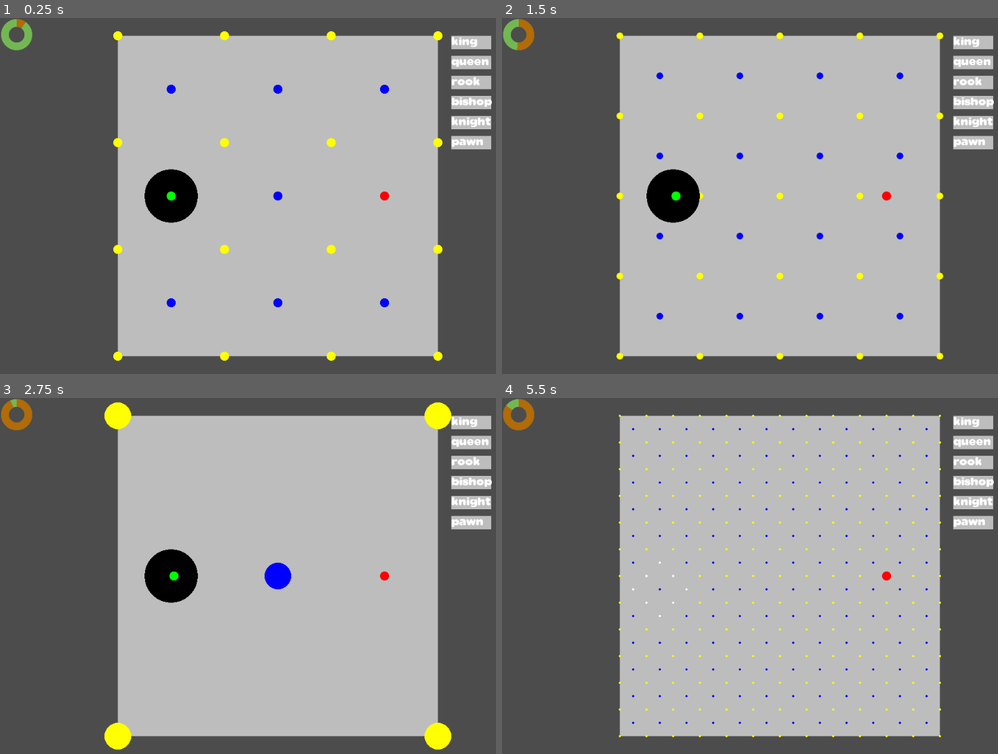
Above: before the commit, frames 1-4 (two rows, left to right).
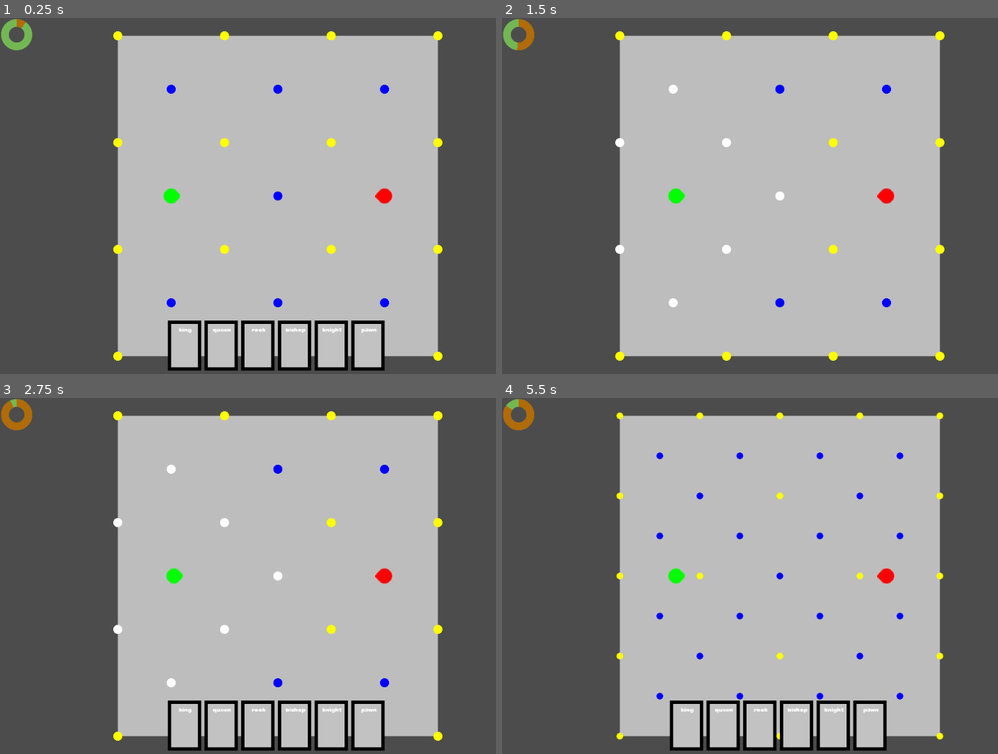
Above: after the commit, the same moments.

Repository: Pe3Hu/kanikani
Game: Godot game, scene res://scenes/Game.tscn
Same seed, same stepped clock (60 frames per second), same inputs: the game is played once before the commit and once after it.
Inputs (mouse positions are in pixels of both pictures, inside the frame that each line leads up to):
- Up to frame 1 (0.25 s): no input
- Up to frame 2 (1.5 s): click (685, 345) at 0.52 s; tap Enter at 1.25 s; move the mouse to (903, 178) at 1.27 s; hold D from 1.28 s (still down); tap 1 at 1.35 s; click (903, 178) at 1.42 s
- Up to frame 3 (2.75 s): tap Space at 2 s; move the mouse to (168, 593) at 2.02 s; release D at 2.03 s; hold S from 2.03 s (still down); tap 1 at 2.1 s; click (168, 593) at 2.17 s
- Up to frame 4 (5.5 s): move the mouse to (834, 497) at 2.77 s; release S at 2.78 s; hold D 2.78-3.53 s; tap 1 every 0.75 s from 2.85 to 5.1 s; click (834, 497) at 2.92 s; tap Enter at 3.5, 5 s; move the mouse to (750, 647) at 3.52 s; hold W 3.53-4.28 s; click (750, 647) at 3.67 s; tap Space at 4.25 s; move the mouse to (948, 629) at 4.27 s; hold A from 4.28 s (still down); click (948, 629) at 4.42 s; move the mouse to (611, 522) at 5.02 s; click (611, 522) at 5.17 s

The runs differ from the first frame. In frame 1, 6.2% of the frame differs, in the area x 29-100%, y 4-100%; in frame 2, 4.8%; in frame 3, 8.2%, in the area x 21-100%, y 1-100%; in frame 4, 6.6%.

Commit message:
update version 0.003
1. card assets added
2. dancer scene added
3. pas ends by chesspiece added

Diff:
--- /dev/null
+++ b/Dancer.gd
@@ -0,0 +1,14 @@
+extends Area2D
+
+
+var obj = {}
+
+func _ready():
+	pass
+
+func set_color(color_):
+	var sprite = get_node("Sprite")
+	sprite.modulate = color_
+
+func rotate(angle_):
+	rotation_degrees = 180/PI*angle_
--- /dev/null
+++ b/scenes/Card.tscn
@@ -0,0 +1,76 @@
+[gd_scene load_steps=6 format=2]
+
+[ext_resource path="res://scripts/Card.gd" type="Script" id=1]
+[ext_resource path="res://assets/cards/card_background.png" type="Texture" id=2]
+[ext_resource path="res://assets/cards/card_border.png" type="Texture" id=3]
+[ext_resource path="res://assets/fonts/Sabandija.ttf" type="DynamicFontData" id=4]
+
+[sub_resource type="DynamicFont" id=1]
+size = 10
+outline_color = Color( 0, 0, 0, 1 )
+font_data = ExtResource( 4 )
+
+[node name="Card" type="MarginContainer"]
+margin_right = 48.0
+margin_bottom = 22.0
+rect_pivot_offset = Vector2( 30, 45 )
+script = ExtResource( 1 )
+
+[node name="Background" type="Sprite" parent="."]
+texture = ExtResource( 2 )
+offset = Vector2( 30, 45 )
+
+[node name="Border" type="Sprite" parent="."]
+texture = ExtResource( 3 )
+offset = Vector2( 30, 45 )
+
+[node name="Bars" type="VBoxContainer" parent="."]
+margin_right = 60.0
+margin_bottom = 90.0
+rect_min_size = Vector2( 60, 90 )
+
+[node name="TopGap" type="MarginContainer" parent="Bars"]
+margin_right = 60.0
+margin_bottom = 8.0
+rect_min_size = Vector2( 0, 8 )
+
+[node name="TopBar" type="HBoxContainer" parent="Bars"]
+margin_top = 12.0
+margin_right = 56.0
+margin_bottom = 22.0
+size_flags_horizontal = 0
+
+[node name="LeftGap" type="MarginContainer" parent="Bars/TopBar"]
+margin_right = 4.0
+margin_bottom = 10.0
+rect_min_size = Vector2( 4, 0 )
+
+[node name="Name" type="MarginContainer" parent="Bars/TopBar"]
+margin_left = 8.0
+margin_right = 56.0
+margin_bottom = 10.0
+rect_min_size = Vector2( 48, 0 )
+
+[node name="NinePatchRect" type="NinePatchRect" parent="Bars/TopBar/Name"]
+margin_right = 48.0
+margin_bottom = 10.0
+
+[node name="CenterContainer" type="CenterContainer" parent="Bars/TopBar/Name"]
+margin_right = 48.0
+margin_bottom = 10.0
+
+[node name="Label" type="Label" parent="Bars/TopBar/Name/CenterContainer"]
+margin_left = 24.0
+margin_right = 24.0
+margin_bottom = 10.0
+size_flags_horizontal = 0
+size_flags_vertical = 1
+custom_fonts/font = SubResource( 1 )
+align = 3
+valign = 3
+
+[node name="TextureButton" type="TextureButton" parent="."]
+margin_right = 60.0
+margin_bottom = 90.0
+
+[connection signal="pressed" from="TextureButton" to="." method="_on_TextureButton_pressed"]
--- /dev/null
+++ b/scenes/Dancer.tscn
@@ -0,0 +1,14 @@
+[gd_scene load_steps=3 format=2]
+
+[ext_resource path="res://assets/dancer.png" type="Texture" id=1]
+[ext_resource path="res://Dancer.gd" type="Script" id=2]
+
+[node name="Dancer" type="Area2D"]
+script = ExtResource( 2 )
+
+[node name="Sprite" type="Sprite" parent="."]
+modulate = Color( 0.988235, 0.988235, 0.988235, 1 )
+texture = ExtResource( 1 )
+
+[node name="CollisionPolygon2D" type="CollisionPolygon2D" parent="."]
+polygon = PoolVector2Array( 17, 0, 17, -3, 6, -14, -6, -14, -14, -6, -14, 5, -7, 14, 6, 14, 17, 2, 17, 0 )
--- a/scenes/EaselDraw.gd
+++ /dev/null
@@ -1,21 +0,0 @@
-extends Node2D
-
-
-func _draw():
-	if Global.obj.keys().has("easel"):
-		var offset = Global.vec.easel.offset
-
-		for pas in Global.obj.easel.arr.hand:
-			var vertexs = []
-
-			for vertex in pas.arr.vertex:
-				var vec = vertex+offset
-				vertexs.append(vec)
-				draw_polygon(vertexs, PoolColorArray([pas.color.background]))
-
-			pas.node.label.rect_position = offset
-
-			offset += Global.vec.pas.offset
-
-func _process(delta):
-	update()
--- a/scenes/Game.tscn
+++ b/scenes/Game.tscn
@@ -3,7 +3,7 @@
 [ext_resource path="res://assets/bars/ring.png" type="Texture" id=1]
 [ext_resource path="res://scripts/Game.gd" type="Script" id=2]
 [ext_resource path="res://scripts/BallroomDraw.gd" type="Script" id=3]
-[ext_resource path="res://scenes/EaselDraw.gd" type="Script" id=4]
+[ext_resource path="res://scripts/EaselDraw.gd" type="Script" id=4]
 
 [node name="Game" type="Node"]
 script = ExtResource( 2 )
@@ -28,9 +28,11 @@
 [node name="Carte" type="Node2D" parent="."]
 script = ExtResource( 3 )
 
+[node name="Dancers" type="Node" parent="Carte"]
+
 [node name="Easel" type="Node2D" parent="."]
 script = ExtResource( 4 )
 
-[node name="Labels" type="Node2D" parent="Easel"]
+[node name="Hand" type="Node2D" parent="Easel"]
 
 [connection signal="timeout" from="Timer" to="." method="_on_Timer_timeout"]
--- a/scripts/BallroomDraw.gd
+++ b/scripts/BallroomDraw.gd
@@ -6,17 +6,12 @@
 		for squares in Global.obj.ballroom.dict.square[Global.num.layer.square]:
 			for square in squares:
 				draw_polygon(square.arr.vertex, PoolColorArray([square.color.background]))
-				draw_circle(square.vec.center, Global.dict.a[Global.num.layer.square], Color.blue)
-#		for key in Global.obj.ballroom.dict.position.keys():
-#				draw_circle(key, 10, Color.black)
-#
-#		for _i in Global.obj.ballroom.dict.dot[Global.num.layer.square].size():
-#			var _j = (_i+1)%Global.obj.ballroom.dict.dot[Global.num.layer.square].size()
-#			draw_line(Global.obj.ballroom.dict.dot[Global.num.layer.square][_i], Global.obj.ballroom.dict.dot[Global.num.layer.square][_j], Color.black, Global.num.ballroom.width)
 
-		for dots in Global.obj.ballroom.dict.dot[Global.num.layer.square]:
-			for dot in dots:
-				draw_circle(dot.vec.position, Global.dict.a[Global.num.layer.square], dot.color.background)
+		for position in Global.obj.ballroom.dict.position.keys():
+			var dot = Global.obj.ballroom.dict.position[position]
+
+			if dot.arr.layer.has(Global.num.layer.square):
+				draw_circle(dot.vec.position, Global.dict.a[Global.num.layer.square], dot.color.current)
 
 		for exam in Global.obj.ballroom.arr.exam:
 			for zone in exam.arr.zone:
@@ -24,19 +19,5 @@
 					"circle":
 						draw_circle(zone.arr.vertex.front(), zone.num.r, zone.color.background)
 
-		for team in Global.obj.ballroom.dict.troupe.keys():
-			var troupe = Global.obj.ballroom.dict.troupe[team]
-
-			for dancer in troupe.arr.dancer:
-				draw_circle(dancer.vec.position, dancer.num.a, dancer.color.background)
-
-		for position in Global.obj.ballroom.dict.position.keys():
-			var dot = Global.obj.ballroom.dict.position[position]
-
-			if dot == Global.obj.ballroom.obj.current.dot:
-				for windrose in dot.dict.neighbor[Global.num.layer.square].keys():
-					var neighbor = dot.dict.neighbor[Global.num.layer.square][windrose]
-					draw_circle(neighbor.vec.position, Global.dict.a[Global.num.layer.square], Color.white)
-
 func _process(delta):
 	update()
--- /dev/null
+++ b/scripts/Card.gd
@@ -0,0 +1,16 @@
+extends MarginContainer
+
+
+var obj = {}
+
+func _ready():
+	pass
+
+func set_name(pas_):
+	var label = get_node("Bars/TopBar/Name/CenterContainer/Label")
+	label.text = pas_.word.chesspiece
+	obj.pas = pas_
+
+func _on_TextureButton_pressed():
+	Global.obj.easel.obj.current.pas = obj.pas
+	Global.obj.ballroom.get_dots_by_pas()
--- a/scripts/Classes_0.gd
+++ b/scripts/Classes_0.gd
@@ -12,12 +12,14 @@
 
 	func _init():
 		arr.exam = []
+		arr.end = []
 		init_dots()
 		init_squares()
 		init_rombs()
 		init_troupes()
 		obj.current = {}
 		obj.current.dot = null
+		obj.current.dancer = dict.troupe["champion"].arr.dancer.front()
 		color.background = Color.gray
 
 	func init_dots():
@@ -105,6 +107,10 @@
 						var dot_ = dict.position[shift]
 						dot.add_neighbor(layer, windrose, dot_)
 
+		for position in dict.position.keys():
+			var dot = dict.position[position]
+			dot.update_color()
+
 	func init_rombs():
 		dict.romb = {}
 
@@ -148,22 +154,44 @@
 			var achor = achors[team]
 
 			for dancer in troupe.arr.dancer:
-				dancer.vec.position = achor
+				dancer.set_position(achor)
+				dancer.set_dot()
+
+		for team in dict.troupe.keys():
+			var troupe = dict.troupe[team]
+
+			for dancer in troupe.arr.dancer:
+				dancer.look_at_enemy()
 
 	func add_exam(team_):
 		var input = {}
 		input.examiner = dict.troupe[team_].arr.dancer.front()
 		input.name = Global.arr.exam.front()
 		var exam = Classes_1.Exam.new(input)
-		arr.exam.append(exam)
+		#arr.exam.append(exam)
 
 	func shift_troupe(team_,step_):
 		for dancer in dict.troupe[team_].arr.dancer:
 			dancer.shift(step_)
 
-
-
 		# dict.Global.num.layer.square]
+
+	func get_dots_by_pas():
+		var pas = Global.obj.easel.obj.current.pas
+
+		if pas != null:
+			var dots = []
+			dots.append_array(arr.end)
+			arr.end = []
+
+			for end in dots:
+				end.update_color()
+
+			var ends = pas.get_ends()
+			arr.end.append_array(ends)
+			print(arr.end)
+			for end in arr.end:
+				end.update_color()
 
 	func check_grid(grid_,n_):
 		return grid_.x >= 0 && grid_.x <= n_ && grid_.y >= 0 && grid_.y <= n_
--- a/scripts/Classes_1.gd
+++ b/scripts/Classes_1.gd
@@ -21,16 +21,32 @@
 		vec.position = input_.position
 		obj.ballroom = input_.ballroom
 		obj.ballroom.dict.position[vec.position] = self
+		obj.dancer = null
 		color.background = Color.yellow
-		dict.windrose = {}
 		dict.neighbor = {}
 
 		for n in Global.arr.n:
 			dict.neighbor[n] = {}
+
+	func update_color():
+		if obj.ballroom.arr.end.has(self):
+			color.current = Color.white
+		else:
+			color.background = Color.yellow
+
+			for n in arr.n:
+				if n < 0:
+					color.background = Color.blue
+
+			color.current = color.background
 
 	func add_neighbor(layer_, windrose_, dot_):
 		dict.neighbor[layer_][windrose_] = dot_
 		dot_.dict.neighbor[layer_][Global.dict.reflected_windrose[windrose_]] = self
+
+	func set_dancer(dancer_):
+		obj.dancer = dancer_
+		dancer_.obj.dot = self
 
 class Square:
 	var vec = {}
@@ -228,16 +244,23 @@
 	var vec = {}
 	var obj = {}
 	var color = {}
+	var scene = {}
 
 	func _init(input_):
 		num.hp = {}
 		num.hp.max = input_.hp
 		num.hp.current = num.hp.max
 		num.a = Global.num.dancer.a
-		vec.position = Vector2(Global.vec.ballroom.offset.x,Global.vec.ballroom.offset.y)
 		obj.troupe = input_.troupe
-
+		obj.ballroom = obj.troupe.obj.ballroom
+		scene.dancer = Global.scene.dancer.instance()
+		Global.node.Dancers.add_child(scene.dancer)
+		set_position(Vector2(Global.vec.ballroom.offset.x,Global.vec.ballroom.offset.y))
 		set_color()
+		vec.eye = Vector2(1,0)
+		num.angle = {}
+		num.angle.current = 0
+		num.angle.target = 0
 
 	func set_color():
 		match obj.troupe.word.team:
@@ -246,8 +269,39 @@
 			"champion":
 				color.background = Color.green
 
+		scene.dancer.set_color(color.background)
+
+	func set_position(position_):
+		vec.position = position_
+		scene.dancer.position = vec.position
+
 	func shift(step_):
-		vec.position = obj.troupe.obj.ballroom.limit_step(vec.position,step_)
+		set_position(obj.troupe.obj.ballroom.limit_step(vec.position,step_))
+
+	func update_eye():
+		find_enemy()
+
+	func look_at_enemy():
+		var enemy = find_enemy()
+		var target = enemy.vec.position-vec.position
+		num.angle.target = vec.eye.angle_to(target)
+		vec.eye = target
+		scene.dancer.rotate(num.angle.target)
+
+		if vec.eye.x != 0:
+			vec.eye.x = vec.eye.x/abs(vec.eye.x)
+		if vec.eye.y != 0:
+			vec.eye.y = vec.eye.y/abs(vec.eye.y)
+
+	func find_enemy():
+		var enemy = obj.ballroom.dict.troupe[Global.dict.opponent[obj.troupe.word.team]].arr.dancer.front()
+		return enemy
+
+	func set_dot():
+		for position in obj.ballroom.dict.position.keys():
+			if position == vec.position:
+				obj.ballroom.dict.position[position].set_dancer(self)
+				return
 
 	func get_damage(damage_):
 		num.hp.current -= damage_
@@ -261,6 +315,9 @@
 
 		for exam in obj.troupe.obj.ballroom.arr.exam:
 			exam.arr.examinee.erase(self)
+
+		scene.dancer.queue_free()
+		#Global.node.Dancers
 
 class Troupe:
 	var word = {}
--- a/scripts/Classes_2.gd
+++ b/scripts/Classes_2.gd
@@ -6,7 +6,7 @@
 	var arr = {}
 	var obj = {}
 	var color = {}
-	var node = {}
+	var scene = {}
 
 	func _init(input_):
 		word.chesspiece = input_.chesspiece
@@ -18,12 +18,92 @@
 			var vertex = Global.vec.pas.size/2*square
 			arr.vertex.append(vertex)
 
-		node.label = Label.new()
-		node.label.rect_position = Vector2(0,0)
-		node.label.text = word.chesspiece
-		#node.label.align = "Center"
-		node.label.add_font_override("font", Global.dict.font["Sabandija"])
-		Global.node.Game.get_node("Easel/Labels").add_child(node.label)
+		scene.card = null
+
+	func get_ends():
+		var dancer = Global.obj.ballroom.obj.current.dancer
+		var ends = []
+
+		if dancer != null:
+			var start = dancer.obj.dot
+			var windroses = start.dict.neighbor[Global.num.layer.square]
+			var eye = Global.dict.eye[dancer.vec.eye]
+			print(eye,windroses)
+
+			if windroses.size() > 0:
+				match word.chesspiece:
+					"pawn":
+						var dot = windroses[eye]
+
+						if dot.obj.dancer == null:
+							ends.append(dot)
+					"rook":
+						for windrose in windroses:
+							if windrose.length() == 1:
+								var dots = get_dots_line(start,windrose)
+								ends.append_array(dots)
+					"bishop":
+						for windrose in windroses:
+							if windrose.length() == 2:
+								var dots = get_dots_line(start,windrose)
+								ends.append_array(dots)
+					"queen":
+						for windrose in windroses:
+							var dots = get_dots_line(start,windrose)
+							ends.append_array(dots)
+					"king":
+						for windrose in windroses:
+							var dot = windroses[windrose]
+
+							if dot.obj.dancer == null:
+								ends.append(dot)
+					"knight":
+						for windrose in windroses:
+							if windrose.length() == 2:
+								var dots = get_dots_knight(start,windrose)
+								ends.append_array(dots)
+
+		return ends
+
+	func get_dots_line(start_,windrose_):
+		var dot = start_
+		var dots = []
+
+		while dot.dict.neighbor[Global.num.layer.square].keys().has(windrose_):
+			dot = dot.dict.neighbor[Global.num.layer.square][windrose_]
+
+			if dot.obj.dancer == null:
+				dots.append(dot)
+			else:
+				return dots
+
+		return dots
+
+	func get_dots_knight(start_,windrose_):
+		var size = 2
+		var dot = start_
+		var dots = []
+
+		while dot.dict.neighbor[Global.num.layer.square].keys().has(windrose_) && dots.size() < size:
+			dot = dot.dict.neighbor[Global.num.layer.square][windrose_]
+			dots.append(dot)
+
+		if dots.size() == size:
+			var end = dots.back()
+			dots = []
+
+			for windrose in Global.dict.windrose:
+				if windrose.length() == windrose_.length():
+					if windrose != windrose_ && windrose != Global.dict.reflected_windrose[windrose_]:
+						if end.dict.neighbor[Global.num.layer.square].keys().has(windrose):
+							dot = end.dict.neighbor[Global.num.layer.square][windrose]
+
+							if dot.obj.dancer == null:
+								dots.append(dot)
+
+			return dots
+		else:
+			return []
 
 class Easel:
 	var num = {}
@@ -35,6 +115,8 @@
 	var color = {}
 
 	func _init():
+		obj.current = {}
+		obj.current.pas = null
 		init_pass()
 
 	func init_pass():
@@ -48,10 +130,35 @@
 			var pas = Classes_2.Pas.new(input)
 			arr.pas.append(pas)
 
-		arr.hand.append_array(arr.pas)
 		#apply_chesspiece()
+		fill_hand()
 
 	func apply_chesspiece():
 		var dancer = dict.troupe["mob"].arr.dancer.front()
 		var pas = arr.pas.front()
 		arr.option = []
+
+	func fill_hand():
+		for pas in arr.pas:
+			add_card(pas)
+
+		update_hand()
+
+	func update_hand():
+		var card_gap = Global.vec.card.size.x+Global.vec.card.size.x*0.1
+		var position = Global.vec.hand.offset
+		position.x -= float(arr.hand.size())/2*card_gap
+
+		for pas in arr.hand:
+			pas.scene.card.rect_position = position
+			position.x += card_gap
+
+	func add_card(pas_):
+		arr.hand.append(pas_)
+		pas_.scene.card = Global.scene.card.instance()
+		pas_.scene.card.set_name(pas_)
+		Global.node.Hand.add_child(pas_.scene.card)
+
+	func find_directions():
+		if obj.current.pas != null:
+			dict.direction = {}
--- /dev/null
+++ b/scripts/EaselDraw.gd
@@ -0,0 +1,9 @@
+extends Node2D
+
+
+func _draw():
+	if Global.obj.keys().has("easel"):
+		pass
+
+func _process(delta):
+	update()
--- a/scripts/Game.gd
+++ b/scripts/Game.gd
@@ -10,7 +10,8 @@
 	if event is InputEventMouseButton:
 		if Global.flag.click:
 			if Global.obj.keys().has("ballroom"):
-				Global.next_square_layer()
+				if false:
+					Global.next_square_layer()
 
 			Global.flag.click = !Global.flag.click
 		else:
@@ -26,6 +27,11 @@
 			Global.obj.ballroom.shift_troupe(team,step)
 		if event.pressed and event.scancode == KEY_S:
 			Global.obj.ballroom.find_nearest_dot(get_viewport().get_mouse_position())
+		if event.pressed and event.scancode == KEY_W:
+			Global.next_square_layer()
+
+		if event.pressed and event.scancode == KEY_1:
+			Global.node.Hand.visible = !Global.node.Hand.visible
 
 func _process(delta):
 	pass
--- a/scripts/Global.gd
+++ b/scripts/Global.gd
@@ -10,6 +10,7 @@
 var flag = {}
 var vec = {}
 var color = {}
+var scene = {}
 
 func init_num():
 	init_primary_key()
@@ -73,11 +74,16 @@
 		var _j = (_i+n/2)%n
 		dict.reflected_windrose[dict.windrose.keys()[_i]] = dict.windrose.keys()[_j]
 
+	dict.eye = {}
+
+	for windrose in dict.windrose.keys():
+		var eye = dict.windrose[windrose]
+		dict.eye[eye] = windrose
+
 	dict.opponent = {
 		"mob": "champion",
 		"champion": "mob"
 	}
-
 
 func init_window_size():
 	dict.window_size = {}
@@ -120,6 +126,8 @@
 func init_node():
 	node.TimeBar = get_node("/root/Game/TimeBar")
 	node.Game = get_node("/root/Game")
+	node.Hand = get_node("/root/Game/Easel/Hand")
+	node.Dancers = get_node("/root/Game/Carte/Dancers")
 
 func init_flag():
 	flag.click = false
@@ -136,6 +144,12 @@
 	vec.pas = {}
 	vec.pas.size = Vector2(num.ballroom.a*3,num.ballroom.a)
 	vec.pas.offset = Vector2(0,num.pas.offset+vec.pas.size.y/2)
+
+	vec.card = {}
+	vec.card.size = Vector2(60,90)
+
+	vec.hand = {}
+	vec.hand.offset = Vector2(dict.window_size.width/2, dict.window_size.height-vec.pas.size.y*2)
 
 func init_color():
 	color.essence = {
@@ -162,9 +176,13 @@
 
 	for name in names:
 		dict.font[name] = DynamicFont.new()
-		var path = "res://assets/"+name+".TTF"
+		var path = "res://assets/fonts/"+name+".TTF"
 		dict.font[name].font_data = load(path)
 		dict.font[name].size = num.pas.label
+
+func init_scene():
+	scene.dancer = preload("res://scenes/Dancer.tscn")
+	scene.card = preload("res://scenes/Card.tscn")
 
 func _ready():
 	init_dict()
@@ -175,10 +193,12 @@
 	init_vec()
 	init_color()
 	init_font()
+	init_scene()
 
 func next_square_layer():
 	var index = (arr.n.find(num.layer.square)+1)%arr.n.size()
 	num.layer.square = arr.n[index]
+	Global.obj.ballroom.get_dots_by_pas()
 
 func custom_log(value_,base_):
 	return log(value_)/log(base_)
Binary file added: assets/cards/card_background.png
Not shown, added: assets/cards/card_background.png.import
Binary file added: assets/cards/card_border.png
Not shown, added: assets/cards/card_border.png.import
Binary file added: assets/dancer.png
Not shown, added: assets/dancer.png.import
Renamed: assets/ALBA____.TTF -> assets/fonts/ALBA____.TTF
Renamed: assets/ELEPHNT.TTF -> assets/fonts/ELEPHNT.TTF
Renamed: assets/Marlboro.ttf -> assets/fonts/Marlboro.ttf
Renamed: assets/Sabandija.ttf -> assets/fonts/Sabandija.ttf
